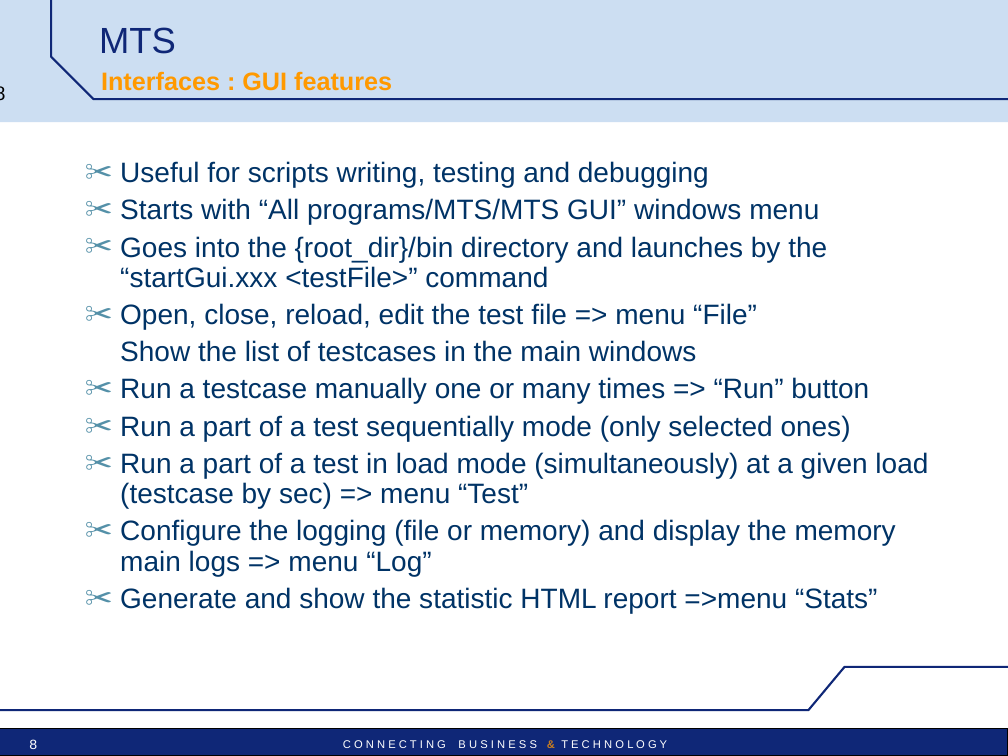
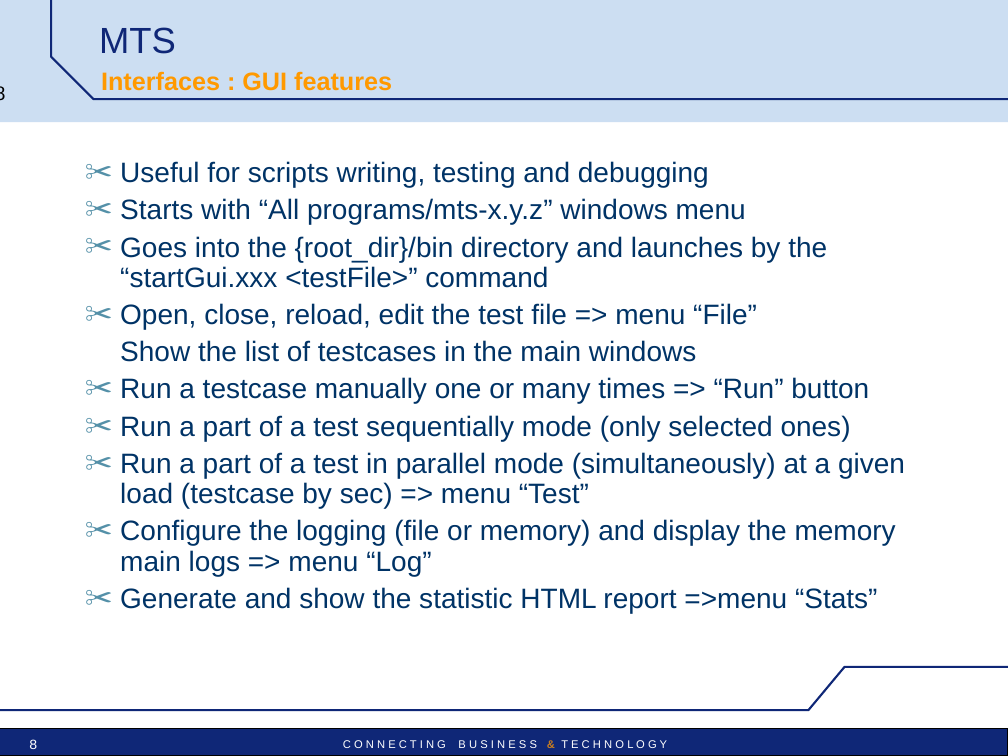
Before and after one commit to satishghiwari/mts-project, a slide deck: slide 8 of mts/src/main/doc/MTS_pres_technical.ppt. Drawn at 1008x756 pixels with LibreOffice and Linux fonts; fonts in the diff are those of the drawing; background and template pictures are left out. Boxes give left, top, right and bottom in pixels: in the first picture for what was removed or moved away, otherwise in the second. Text is boxed around its words. In the diff, an @@ line names an element or a change of style, - is before the commit and + after.

```diff
--- a/mts/src/main/doc/MTS_pres_technical.ppt
+++ b/mts/src/main/doc/MTS_pres_technical.ppt
@@ text at bbox=[120, 198, 746, 224]: text changed @@
-✂ Starts with “All programs/MTS/MTS GUI” windows menu
+✂ Starts with “All programs/mts-x.y.z” windows menu
@@ text at bbox=[120, 452, 905, 508]: text changed @@
-✂ Run a part of a test in load mode (simultaneously) at a given load (testcase by sec) => menu “Test”
+✂ Run a part of a test in parallel mode (simultaneously) at a given load (testcase by sec) => menu “Test”
```
Also in this commit, not shown: 9 other slides changed, 2 slides added.
